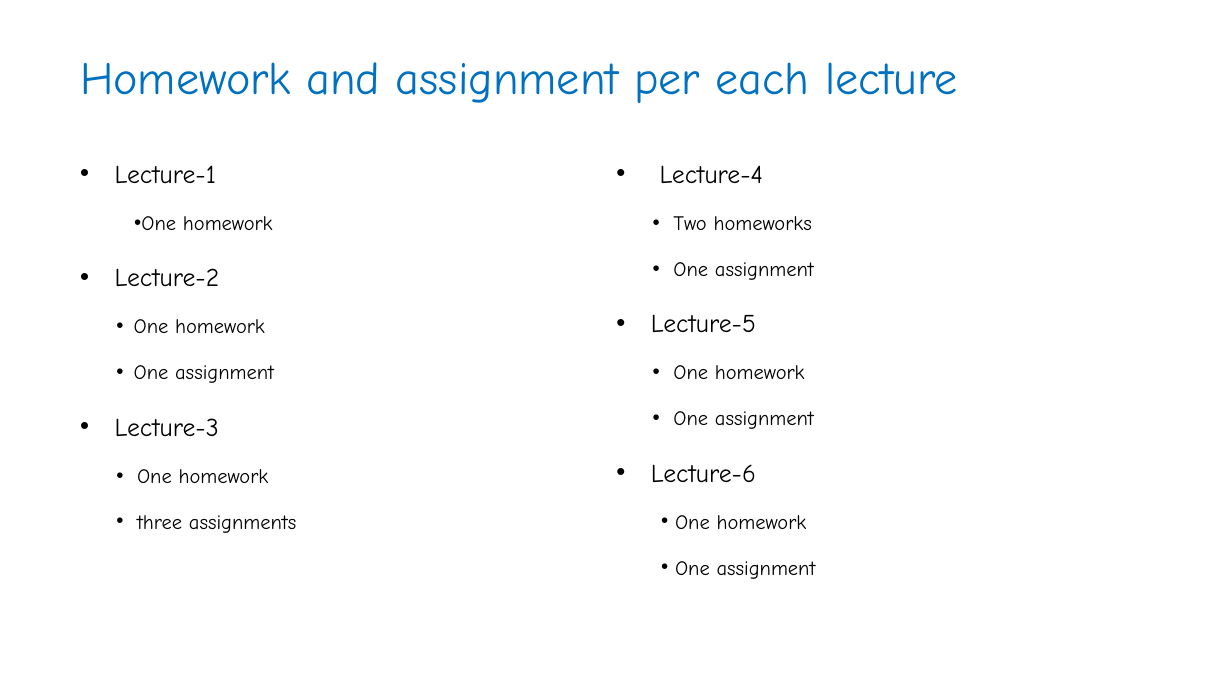
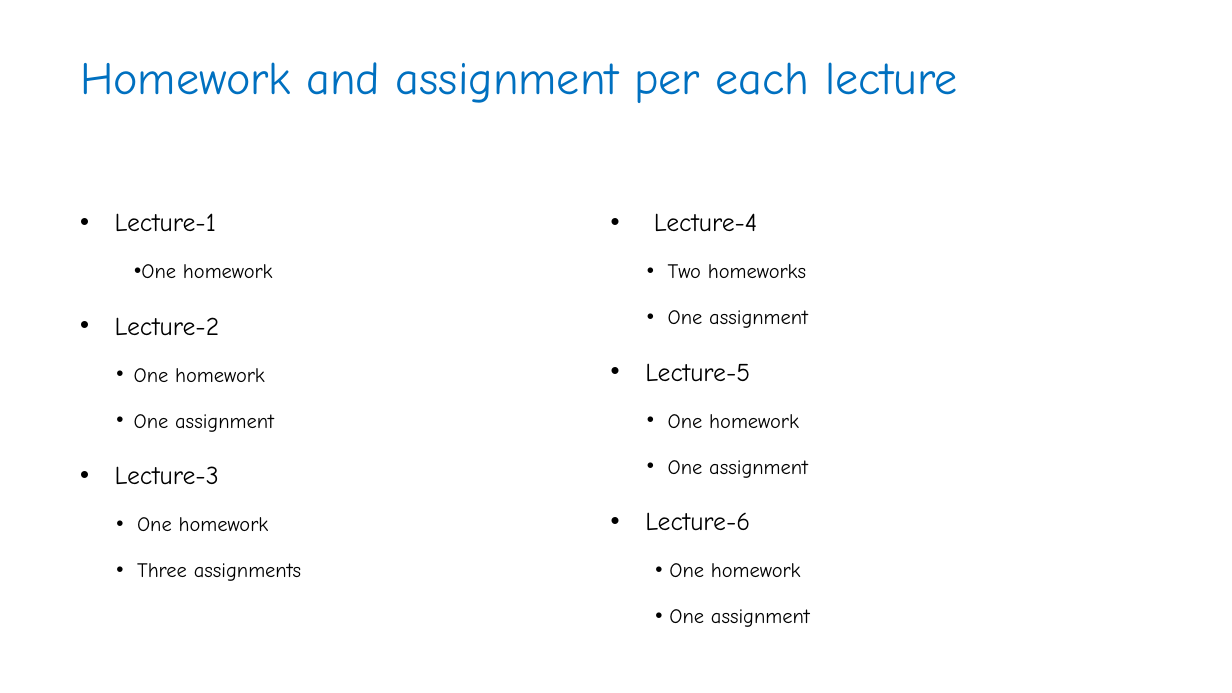
Before and after one commit to JaberBabaki/Introduction-to-IoT-Spring-2020, a slide deck: slide 4 of TA/TA.pptx. Drawn at 1232x693 pixels with LibreOffice and Linux fonts; fonts in the diff are those of the drawing; background and template pictures are left out. Boxes give left, top, right and bottom in pixels: in the first picture for what was removed or moved away, otherwise in the second. Text is boxed around its words. In the diff, an @@ line names an element or a change of style, - is before the commit and + after.

```diff
--- a/TA/TA.pptx
+++ b/TA/TA.pptx
@@ text "Lecture-1": place and size @@
-text "Lecture-1" at [115,165,296,533]
+text "Lecture-1" at [115,213,301,581]
@@ text "Lecture-4": place and size @@
-text "Lecture-4" at [651,165,816,579]
+text "Lecture-4" at [645,213,810,627]
@@ text at [137,563,301,581]: text changed @@
-• three assignments
+• Three assignments
```
Also in this commit, not shown: 3 other slides changed, 2 slides added, 1 slide removed, 1 other file.
